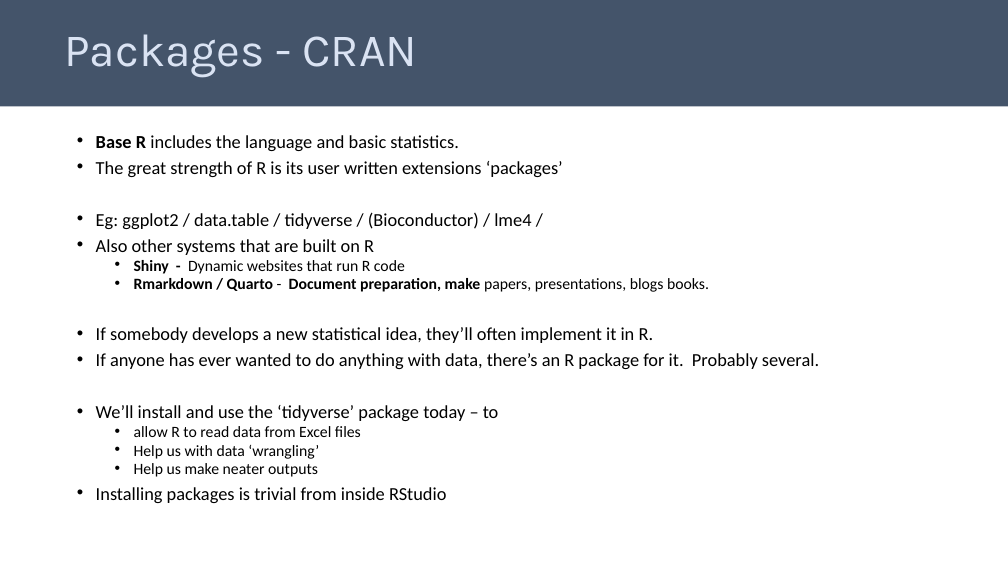
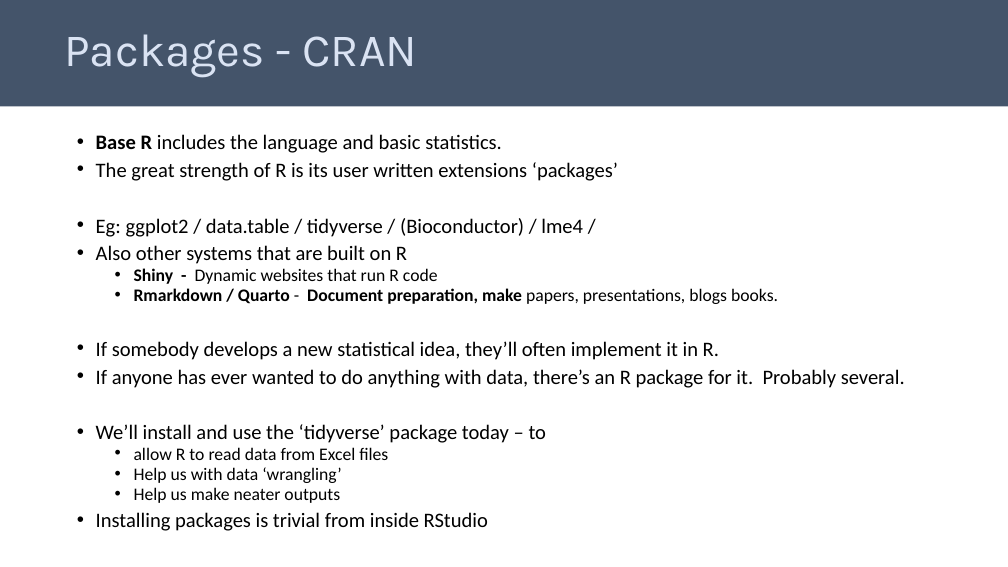
Before and after one commit to telatin/R_for_Statistics, a slide deck: slide 10 of docs/day1.pptx. Drawn at 1008x567 pixels with LibreOffice and Linux fonts; fonts in the diff are those of the drawing. Boxes give left, top, right and bottom in pixels: in the first picture for what was removed or moved away, otherwise in the second. Text is boxed around its words. In the diff, an @@ line names an element or a change of style, - is before the commit and + after.

Commit message:
update for Jan 2023
These are quarto files hence the manual upload, I need to upgrade the whole website to Quarto.

```diff
--- a/docs/day1.pptx
+++ b/docs/day1.pptx
@@ text "Base R includes the language ..." at [96,134,905,531]: size 17.5 to 19.6 pt in "Base R includes the language and basic ...", "The great strength of R is its ...", "Eg: ggplot2 / data.table / tidyverse / ...", "Also other systems that are built on ..." and 4 more places; size 15 to 16.8 pt in "Shiny - Dynamic websites that run R ...", "Rmarkdown / Quarto - Document preparation, make ...", "allow R to read data from Excel ...", "Help us with data ‘wrangling’" and 1 more places @@
```
Also in this commit, not shown: 9 other slides changed, 1 slide added, 1 other file.
